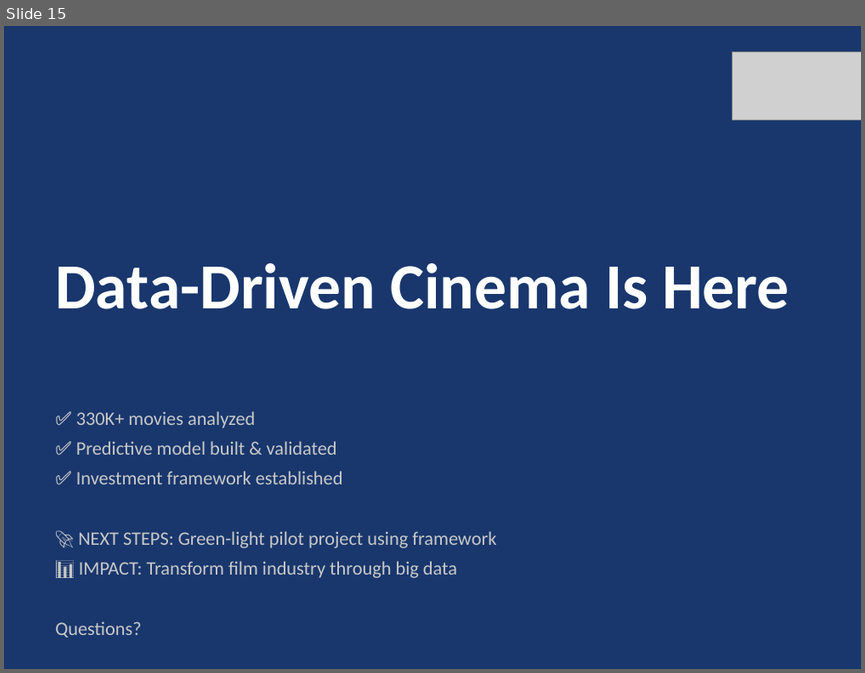
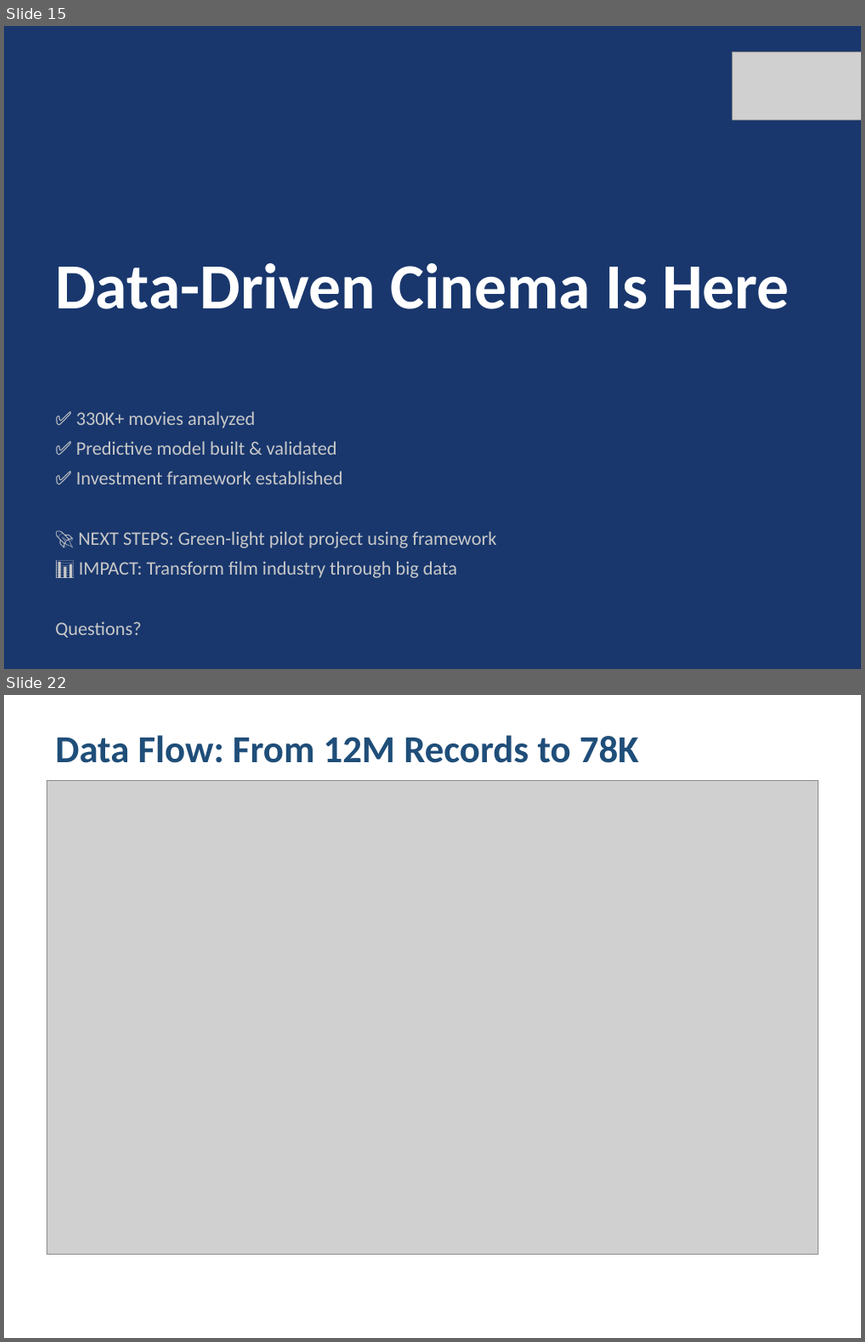
Before and after one commit to horacefonseca/bigdata_imdb_businesscase, a slide deck: presentation/IMDb_Business_Case_Presentation.pptx. Shown one above the other, each under a label of ours: slide 15 before the commit, slides 15 and 22 after it; the slides between them are not shown. The pictures are 865x673 and 865x1342 pixels, drawn with LibreOffice and Linux fonts; fonts in the diff are those of the drawing; grey boxes stand for pictures. Boxes give left, top, right and bottom in pixels: in the first picture for what was removed or moved away, otherwise in the second. Text is boxed around its words. In the diff, an @@ line names an element or a change of style, - is before the commit and + after.

```diff
--- a/presentation/IMDb_Business_Case_Presentation.pptx
+++ b/presentation/IMDb_Business_Case_Presentation.pptx
@@ slide 22 added at [4, 695, 861, 1338], background #FFFFFF @@
@@ text added at [55, 735, 639, 781], 32 pt, text #1F4E79, bold @@
+Data Flow: From 12M Records to 78K Investment-Grade Dataset
@@ picture added at [46, 781, 818, 1254] @@
```
Also in this commit, not shown: 19 other slides added, 38 other files.
